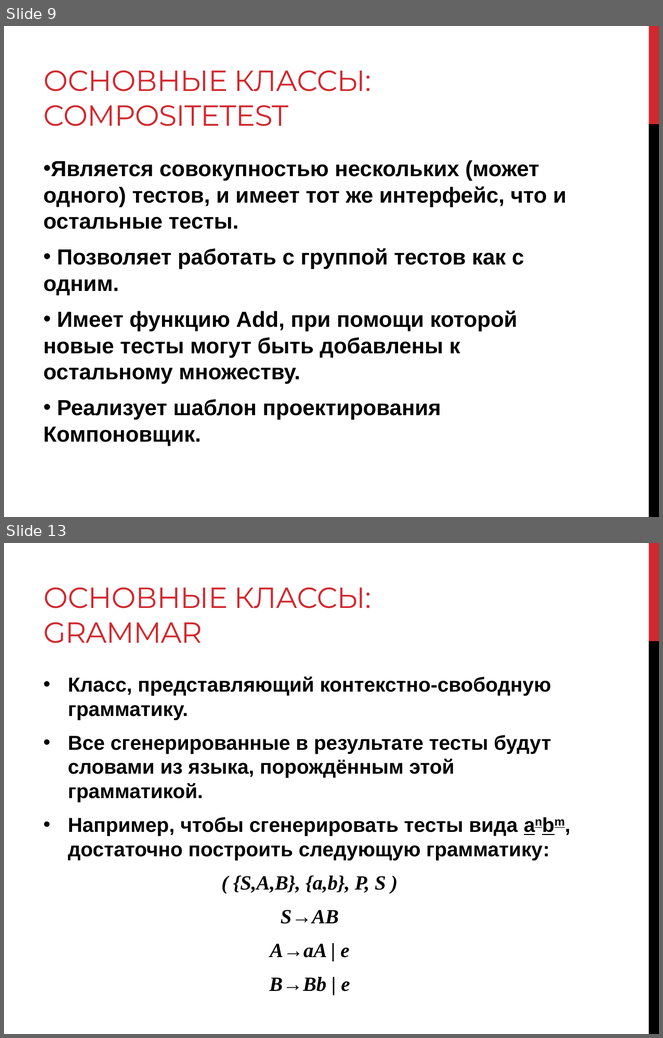
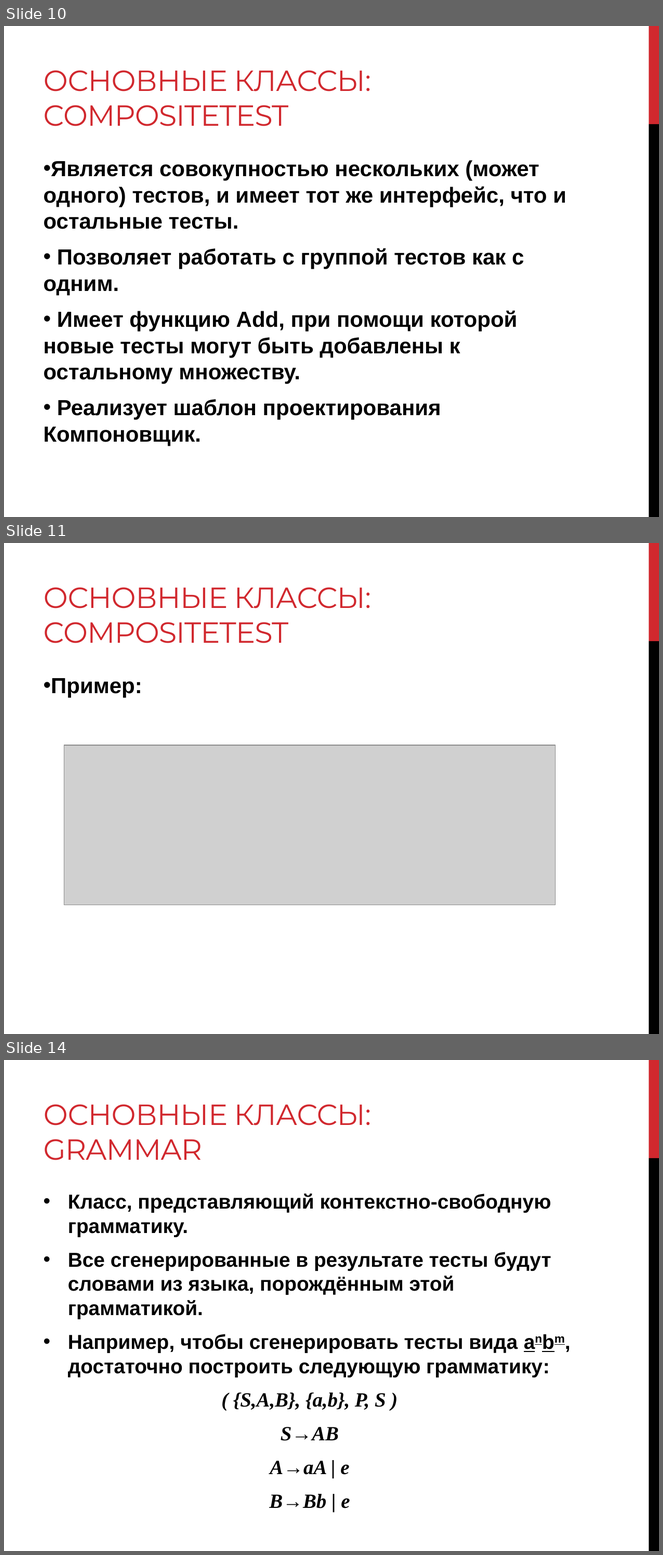
Before and after one commit to levonoganesyan/TestMaker, a slide deck: diploma_work_materials/Diploma_slides.pptx. Shown one above the other, each under a label of ours: slides 9 and 13 before the commit, slides 10, 11 and 14 after it; the slides between them are not shown. The pictures are 663x1038 and 663x1555 pixels, drawn with LibreOffice and Linux fonts; fonts in the diff are those of the drawing; grey boxes stand for pictures. Boxes give left, top, right and bottom in pixels: in the first picture for what was removed or moved away, otherwise in the second. Text is boxed around its words. In the diff, an @@ line names an element or a change of style, - is before the commit and + after.

```diff
--- a/diploma_work_materials/Diploma_slides.pptx
+++ b/diploma_work_materials/Diploma_slides.pptx
@@ slide 11 added at (x1=4, y1=543, x2=659, y2=1034), background #FFFFFF; not listed: 2 template elements that a slide beside it also shows @@
@@ title added at (x1=44, y1=587, x2=371, y2=643), 32 pt, text #D1282E @@
+ОСНОВНЫЕ КЛАССЫ:
+COMPOSITETEST
@@ text added at (x1=51, y1=678, x2=142, y2=698), 24 pt, text #000000, bold @@
+• Пример:
@@ picture added at (x1=64, y1=745, x2=556, y2=905) @@
@@ what was slide 9 is now slide 10 @@
@@ what was slide 13 is now slide 14 @@
```
Also in this commit, not shown: 10 slides changed.
